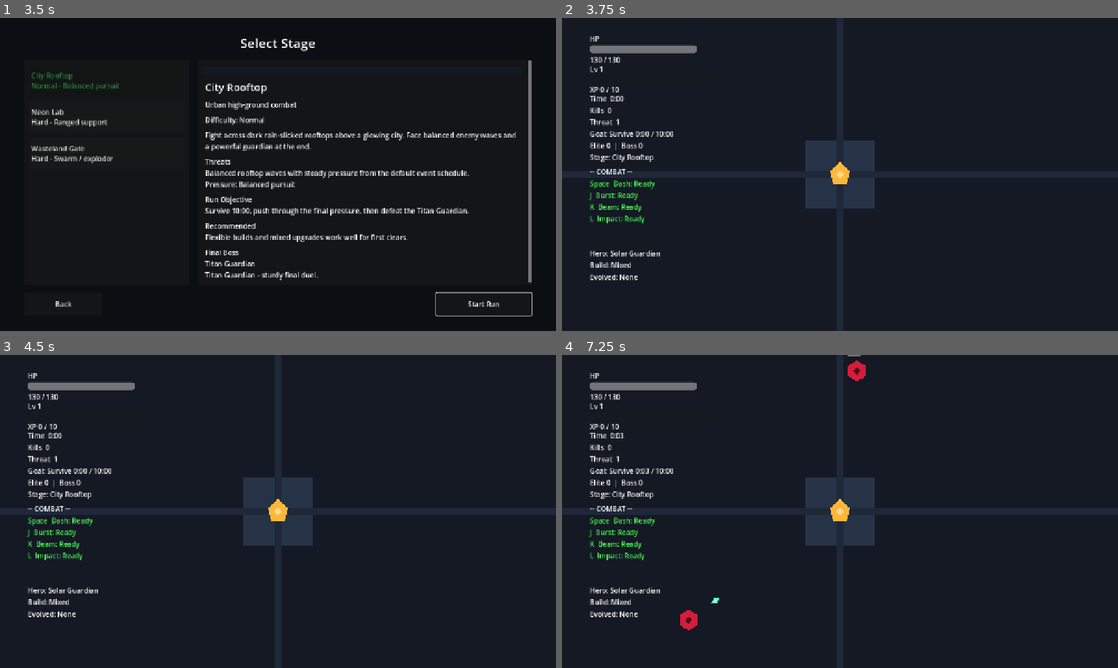
Above: before the commit, frames 1-4 (two rows, left to right).
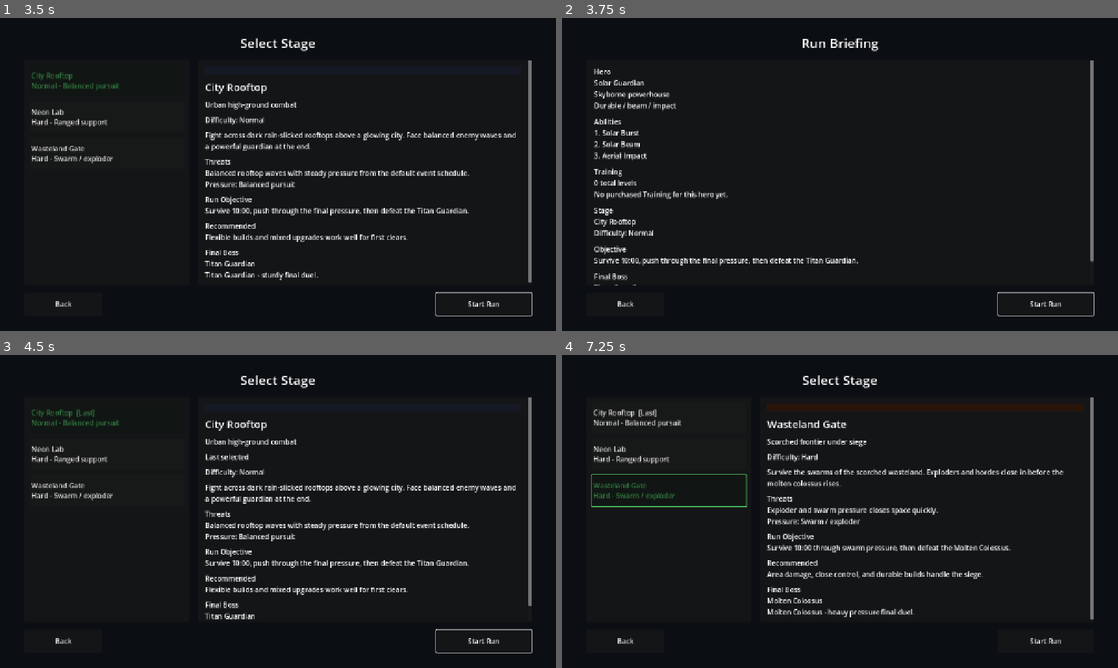
Above: after the commit, the same moments.

Repository: StanisRyz/SuperHeroes
Game: Godot game, scene res://scenes/main/Main.tscn
Two runs of this game, one before a commit and one after it. Both use one fixed random seed, a clock stepped at 60 frames per second and the inputs below.
Inputs (mouse positions are in pixels of both pictures, inside the frame that each line leads up to):
- Up to frame 1 (3.5 s): click "Training" at 0.5 s; click "Back" at 1.25 s; click "Select Hero" at 2 s; click "Start Run" at 2.75 s
- Up to frame 2 (3.75 s): click "Start Run" at 3.5 s
- Up to frame 3 (4.5 s): click (61, 639) at 4.25 s, where only the run after the commit has a clickable "Back"
- Up to frame 4 (7.25 s): click (667, 455) at 5 s, where only the run after the commit has a clickable "Neon Lab Hard - Ranged support"; click (667, 417) at 5.75 s, where only the run after the commit has a clickable "City Rooftop [Last] Normal - …"; click (667, 489) at 6.5 s, where only the run after the commit has a clickable "Wasteland Gate Hard - Swarm /…"

Frame 1 is identical in both runs. In frame 2, 11% of the frame differs, in the area x 0-100%, y 0-100%; in frame 3, 12%; in frame 4, 14%.

Commit message:
Add run briefing screen
Add Run Start / Briefing Screen:
- Show selected hero, stage, ability names, Training summary, objective, and final boss before Arena starts.
- Insert briefing between StageSelect confirmation and Arena creation.
- Add Start Run and Back actions.
- Back returns to StageSelect; Start Run begins the selected hero/stage run.
- Keep restart flow immediate without reopening briefing.
- Preserve MainMenu, CharacterSelect, StageSelect, Remember Last Choice, Training, Settings, Help, PostRunRewards, and debug flows.
- Keep gameplay balance, persistence, rewards, stages, enemies, and arena hazards unchanged.
- Update README.md, Agents.md, and validation docs if present.

Diff:
--- a/scenes/main/Main.gd
+++ b/scenes/main/Main.gd
@@ -12,6 +12,7 @@
 var character_select: Node
 var stage_data_provider: Node
 var stage_select: Node
+var run_briefing_screen: Node
 var meta_progression_manager: Node
 var post_run_rewards_screen: Node
 var meta_upgrade_shop: Node
@@ -60,6 +61,7 @@
 			controls_help_overlay.closed.connect(_on_controls_help_closed)
 
 	_init_meta_progression_manager()
+	_init_run_briefing_screen()
 	_init_post_run_rewards_screen()
 	_init_meta_upgrade_shop()
 
@@ -100,6 +102,19 @@
 	add_child(post_run_rewards_screen)
 	if post_run_rewards_screen.has_signal("continue_requested") and not post_run_rewards_screen.continue_requested.is_connected(_on_post_run_continue):
 		post_run_rewards_screen.continue_requested.connect(_on_post_run_continue)
+
+
+func _init_run_briefing_screen() -> void:
+	var scene: PackedScene = load("res://scenes/ui/RunBriefingScreen.tscn")
+	if scene == null:
+		push_warning("Main: RunBriefingScreen.tscn not found.")
+		return
+	run_briefing_screen = scene.instantiate()
+	add_child(run_briefing_screen)
+	if run_briefing_screen.has_signal("start_requested") and not run_briefing_screen.start_requested.is_connected(_on_run_briefing_start_requested):
+		run_briefing_screen.start_requested.connect(_on_run_briefing_start_requested)
+	if run_briefing_screen.has_signal("back_requested") and not run_briefing_screen.back_requested.is_connected(_on_run_briefing_back_requested):
+		run_briefing_screen.back_requested.connect(_on_run_briefing_back_requested)
 
 
 func _init_meta_upgrade_shop() -> void:
@@ -125,6 +140,8 @@
 		character_select.close()
 	if stage_select != null and stage_select.has_method("close"):
 		stage_select.close()
+	if run_briefing_screen != null and run_briefing_screen.has_method("close"):
+		run_briefing_screen.close()
 
 	if main_menu_scene == null:
 		push_warning("Main is missing main_menu_scene.")
@@ -208,10 +225,12 @@
 
 func _show_stage_select() -> void:
 	_refresh_selection_preferences()
+	if run_briefing_screen != null and run_briefing_screen.has_method("close"):
+		run_briefing_screen.close()
 	if stage_select != null and stage_select.has_method("open"):
 		stage_select.open()
 	else:
-		_start_run_with_hero_and_stage(selected_hero_id, selected_stage_id)
+		_show_run_briefing_or_start()
 
 
 func _on_stage_confirmed(stage_id: String) -> void:
@@ -223,7 +242,37 @@
 		user_preferences_manager.set_last_stage_id(stage_id)
 	if stage_select != null and stage_select.has_method("close"):
 		stage_select.close()
+	_show_run_briefing_or_start()
+	_selection_transition_in_progress = false
+
+
+func _show_run_briefing_or_start() -> void:
+	if run_briefing_screen == null or not run_briefing_screen.has_method("setup") or not run_briefing_screen.has_method("open"):
+		_start_run_with_hero_and_stage(selected_hero_id, selected_stage_id)
+		return
+	var selected_hero := _get_hero_data(selected_hero_id)
+	selected_hero_id = str(selected_hero.get("id", selected_hero_id))
+	var selected_stage := _get_stage_data(selected_stage_id)
+	selected_stage_id = str(selected_stage.get("id", selected_stage_id))
+	run_briefing_screen.setup(selected_hero, selected_stage, meta_progression_manager)
+	run_briefing_screen.open()
+
+
+func _on_run_briefing_start_requested() -> void:
+	if _selection_transition_in_progress:
+		return
+	_selection_transition_in_progress = true
+	if run_briefing_screen != null and run_briefing_screen.has_method("close"):
+		run_briefing_screen.close()
 	_start_run_with_hero_and_stage(selected_hero_id, selected_stage_id)
+
+
+func _on_run_briefing_back_requested() -> void:
+	if _selection_transition_in_progress:
+		return
+	if run_briefing_screen != null and run_briefing_screen.has_method("close"):
+		run_briefing_screen.close()
+	_show_stage_select()
 
 
 func _on_stage_select_back_requested() -> void:
@@ -410,6 +459,9 @@
 	if _is_meta_shop_open():
 		_close_meta_shop()
 		return
+	if run_briefing_screen != null and run_briefing_screen.visible:
+		_on_run_briefing_back_requested()
+		return
 	if stage_select != null and stage_select.visible:
 		_on_stage_select_back_requested()
 		return
--- /dev/null
+++ b/scenes/ui/RunBriefingScreen.gd
@@ -0,0 +1,241 @@
+extends CanvasLayer
+
+signal start_requested
+signal back_requested
+
+const TRAINING_TITLES := {
+	"meta_max_health": "Vitality",
+	"meta_attack_damage": "Power",
+	"meta_pickup_radius": "Awareness",
+	"meta_move_speed": "Mobility",
+	"meta_starting_currency_bonus": "Rewards",
+}
+
+var _hero: Dictionary = {}
+var _stage: Dictionary = {}
+var _meta_progression_manager: Node = null
+
+var _hero_label: Label
+var _abilities_label: Label
+var _training_label: Label
+var _stage_label: Label
+var _objective_label: Label
+var _boss_label: Label
+var _start_button: Button
+var _back_button: Button
+
+
+func _ready() -> void:
+	process_mode = Node.PROCESS_MODE_ALWAYS
+	_build_ui()
+	hide()
+
+
+func setup(hero: Dictionary, stage: Dictionary, meta_progression_manager: Node = null) -> void:
+	_hero = hero.duplicate(true)
+	_stage = stage.duplicate(true)
+	_meta_progression_manager = meta_progression_manager
+	_refresh_content()
+
+
+func open() -> void:
+	_refresh_content()
+	show()
+	if _start_button != null:
+		_start_button.grab_focus()
+
+
+func close() -> void:
+	hide()
+
+
+func _build_ui() -> void:
+	var root := Control.new()
+	root.name = "Root"
+	root.set_anchors_preset(Control.PRESET_FULL_RECT)
+	add_child(root)
+
+	var background := ColorRect.new()
+	background.name = "Background"
+	background.color = Color(0.045, 0.06, 0.075, 1.0)
+	background.set_anchors_preset(Control.PRESET_FULL_RECT)
+	root.add_child(background)
+
+	var margin := MarginContainer.new()
+	margin.name = "Margin"
+	margin.set_anchors_preset(Control.PRESET_FULL_RECT)
+	margin.add_theme_constant_override("margin_left", 56)
+	margin.add_theme_constant_override("margin_top", 36)
+	margin.add_theme_constant_override("margin_right", 56)
+	margin.add_theme_constant_override("margin_bottom", 36)
+	root.add_child(margin)
+
+	var main := VBoxContainer.new()
+	main.name = "Main"
+	main.add_theme_constant_override("separation", 18)
+	margin.add_child(main)
+
+	var title := Label.new()
+	title.text = "Run Briefing"
+	title.horizontal_alignment = HORIZONTAL_ALIGNMENT_CENTER
+	title.add_theme_font_size_override("font_size", 30)
+	main.add_child(title)
+
+	var panel := PanelContainer.new()
+	panel.name = "BriefingPanel"
+	panel.size_flags_horizontal = Control.SIZE_EXPAND_FILL
+	panel.size_flags_vertical = Control.SIZE_EXPAND_FILL
+	main.add_child(panel)
+
+	var scroll := ScrollContainer.new()
+	scroll.name = "BriefingScroll"
+	scroll.size_flags_horizontal = Control.SIZE_EXPAND_FILL
+	scroll.size_flags_vertical = Control.SIZE_EXPAND_FILL
+	scroll.horizontal_scroll_mode = ScrollContainer.SCROLL_MODE_DISABLED
+	panel.add_child(scroll)
+
+	var content_margin := MarginContainer.new()
+	content_margin.name = "ContentMargin"
+	content_margin.size_flags_horizontal = Control.SIZE_EXPAND_FILL
+	content_margin.add_theme_constant_override("margin_left", 18)
+	content_margin.add_theme_constant_override("margin_top", 16)
+	content_margin.add_theme_constant_override("margin_right", 18)
+	content_margin.add_theme_constant_override("margin_bottom", 16)
+	scroll.add_child(content_margin)
+
+	var content := VBoxContainer.new()
+	content.name = "Content"
+	content.size_flags_horizontal = Control.SIZE_EXPAND_FILL
+	content.add_theme_constant_override("separation", 14)
+	content_margin.add_child(content)
+
+	_hero_label = _create_section_label(content, "Hero")
+	_abilities_label = _create_section_label(content, "Abilities")
+	_training_label = _create_section_label(content, "Training")
+	_stage_label = _create_section_label(content, "Stage")
+	_objective_label = _create_section_label(content, "Objective")
+	_boss_label = _create_section_label(content, "Final Boss")
+
+	var buttons := HBoxContainer.new()
+	buttons.name = "Buttons"
+	buttons.add_theme_constant_override("separation", 12)
+	main.add_child(buttons)
+
+	_back_button = Button.new()
+	_back_button.custom_minimum_size = Vector2(180, 52)
+	_back_button.text = "Back"
+	_back_button.pressed.connect(_on_back_pressed)
+	buttons.add_child(_back_button)
+
+	var spacer := Control.new()
+	spacer.size_flags_horizontal = Control.SIZE_EXPAND_FILL
+	buttons.add_child(spacer)
+
+	_start_button = Button.new()
+	_start_button.custom_minimum_size = Vector2(220, 52)
+	_start_button.text = "Start Run"
+	_start_button.pressed.connect(_on_start_pressed)
+	buttons.add_child(_start_button)
+
+
+func _create_section_label(parent: Control, title: String) -> Label:
+	var label := Label.new()
+	label.name = "%sLabel" % title.replace(" ", "")
+	label.autowrap_mode = TextServer.AUTOWRAP_WORD_SMART
+	label.size_flags_horizontal = Control.SIZE_EXPAND_FILL
+	label.text = "%s\n-" % title
+	label.add_theme_font_size_override("font_size", 16)
+	parent.add_child(label)
+	return label
+
+
+func _refresh_content() -> void:
+	if _hero_label == null:
+		return
+
+	_hero_label.text = "Hero\n%s\n%s\n%s" % [
+		str(_hero.get("display_name", "Hero")),
+		str(_hero.get("subtitle", "")),
+		str(_hero.get("playstyle", "")),
+	]
+
+	var ability_names: Dictionary = _hero.get("ability_names", {})
+	_abilities_label.text = "Abilities\n%s" % "\n".join(_build_ability_lines(ability_names))
+
+	var hero_id: String = str(_hero.get("id", ""))
+	_training_label.text = "Training\n%s" % _build_training_summary(hero_id)
+
+	_stage_label.text = "Stage\n%s\nDifficulty: %s" % [
+		str(_stage.get("display_name", "Stage")),
+		str(_stage.get("difficulty_label", "Normal")),
+	]
+
+	_objective_label.text = "Objective\n%s" % str(_stage.get("stage_goal", _build_default_stage_goal(_stage)))
+
+	var boss_id: String = str(_stage.get("final_boss_id", ""))
+	var boss_name: String = _format_boss_name(boss_id)
+	_boss_label.text = "Final Boss\n%s\n%s" % [
+		boss_name,
+		str(_stage.get("boss_preview", "%s waits at the end of the run." % boss_name)),
+	]
+
+
+func _build_ability_lines(ability_names: Dictionary) -> PackedStringArray:
+	var lines: PackedStringArray = []
+	lines.append("1. %s" % _get_ability_display_name(ability_names, 1, "Ability 1"))
+	lines.append("2. %s" % _get_ability_display_name(ability_names, 2, "Ability 2"))
+	lines.append("3. %s" % _get_ability_display_name(ability_names, 3, "Ability 3"))
+	return lines
+
+
+func _get_ability_display_name(ability_names: Dictionary, slot: int, fallback: String) -> String:
+	var raw = ability_names.get(slot, {})
+	var data: Dictionary = {}
+	if raw is Dictionary:
+		data = raw
+	return str(data.get("display_name", fallback))
+
+
+func _build_training_summary(hero_id: String) -> String:
+	if _meta_progression_manager == null or not _meta_progression_manager.has_method("get_training_levels_for_hero"):
+		return "Training data unavailable."
+	var levels: Dictionary = _meta_progression_manager.get_training_levels_for_hero(hero_id)
+	var total: int = 0
+	var strongest_id: String = ""
+	var strongest_level: int = 0
+	for upgrade_id in levels.keys():
+		var level: int = int(levels[upgrade_id])
+		total += level
+		if level > strongest_level:
+			strongest_level = level
+			strongest_id = str(upgrade_id)
+	if total <= 0:
+		return "0 total levels\nNo purchased Training for this hero yet."
+	var strongest_name: String = str(TRAINING_TITLES.get(strongest_id, strongest_id))
+	return "%d total levels\nStrongest: %s %d" % [total, strongest_name, strongest_level]
+
+
+func _build_default_stage_goal(stage: Dictionary) -> String:
+	var settings: Dictionary = stage.get("run_settings", {})
+	var target_seconds: float = float(settings.get("target_run_time", 600.0))
+	var minutes: int = int(round(target_seconds / 60.0))
+	return "Survive %d:00, then defeat the final boss." % minutes
+
+
+func _format_boss_name(boss_id: String) -> String:
+	match boss_id:
+		"titan_guardian": return "Titan Guardian"
+		"prism_overlord": return "Prism Overlord"
+		"molten_colossus": return "Molten Colossus"
+		_:
+			if boss_id.is_empty():
+				return "Unknown"
+			return boss_id.capitalize()
+
+
+func _on_start_pressed() -> void:
+	start_requested.emit()
+
+
+func _on_back_pressed() -> void:
+	back_requested.emit()
--- /dev/null
+++ b/scenes/ui/RunBriefingScreen.tscn
@@ -0,0 +1,6 @@
+[gd_scene load_steps=2 format=3]
+
+[ext_resource type="Script" path="res://scenes/ui/RunBriefingScreen.gd" id="1_run_briefing"]
+
+[node name="RunBriefingScreen" type="CanvasLayer"]
+script = ExtResource("1_run_briefing")
Not shown, added: scenes/ui/RunBriefingScreen.gd.uid
Not shown, changed: Agents.md
Not shown, changed: README.md
Not shown, changed: docs/validation/gameplay_validation.md
